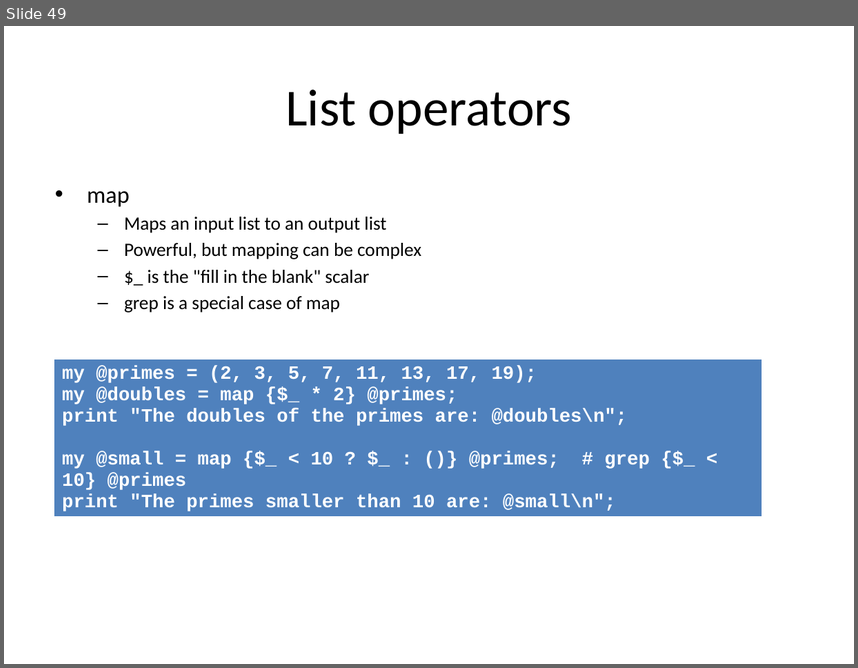
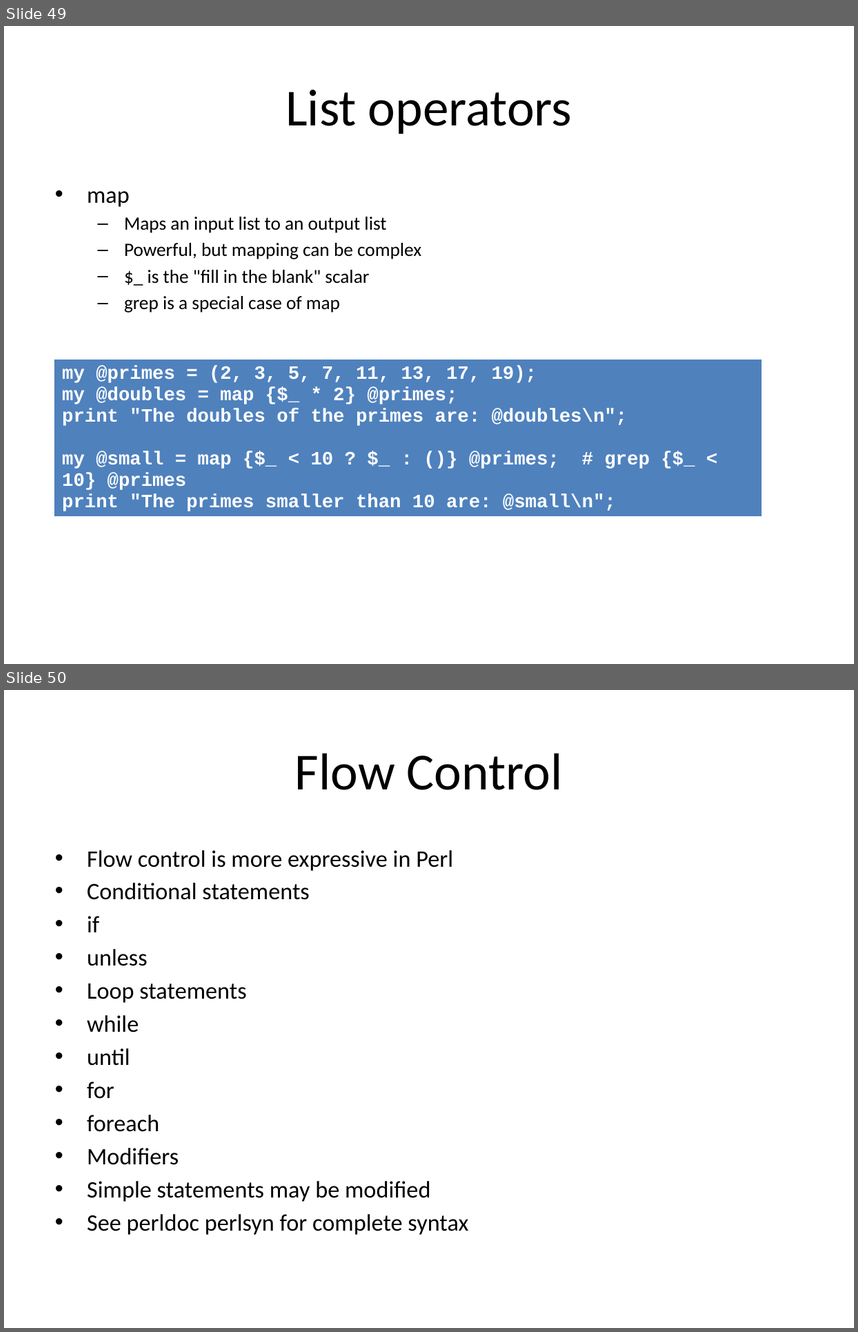
Before and after one commit to redmage123/perl-programming-introduction, a slide deck: docs/Introduction to Perl.pptx. Shown one above the other, each under a label of ours: slide 49 before the commit, slides 49 and 50 after it. The pictures are 858x668 and 858x1332 pixels, drawn with LibreOffice and Linux fonts; fonts in the diff are those of the drawing. Boxes give left, top, right and bottom in pixels: in the first picture for what was removed or moved away, otherwise in the second. Text is boxed around its words. In the diff, an @@ line names an element or a change of style, - is before the commit and + after.

```diff
--- a/docs/Introduction to Perl.pptx
+++ b/docs/Introduction to Perl.pptx
@@ slide 50 added at (4, 690, 854, 1328), background #FFFFFF @@
@@ title added at (295, 753, 563, 790), 44 pt, text #000000 @@
+Flow Control
@@ text added at (87, 850, 468, 1234), 20 pt, text #000000 @@
+• Flow control is more expressive in Perl
+• Conditional statements
+• if
+• unless
+• Loop statements
+• while
+• until
+• for
+• foreach
+• Modifiers
+• Simple statements may be modified
+• See perldoc perlsyn for complete syntax
```
Also in this commit, not shown: 28 other slides added, 1 other file.
